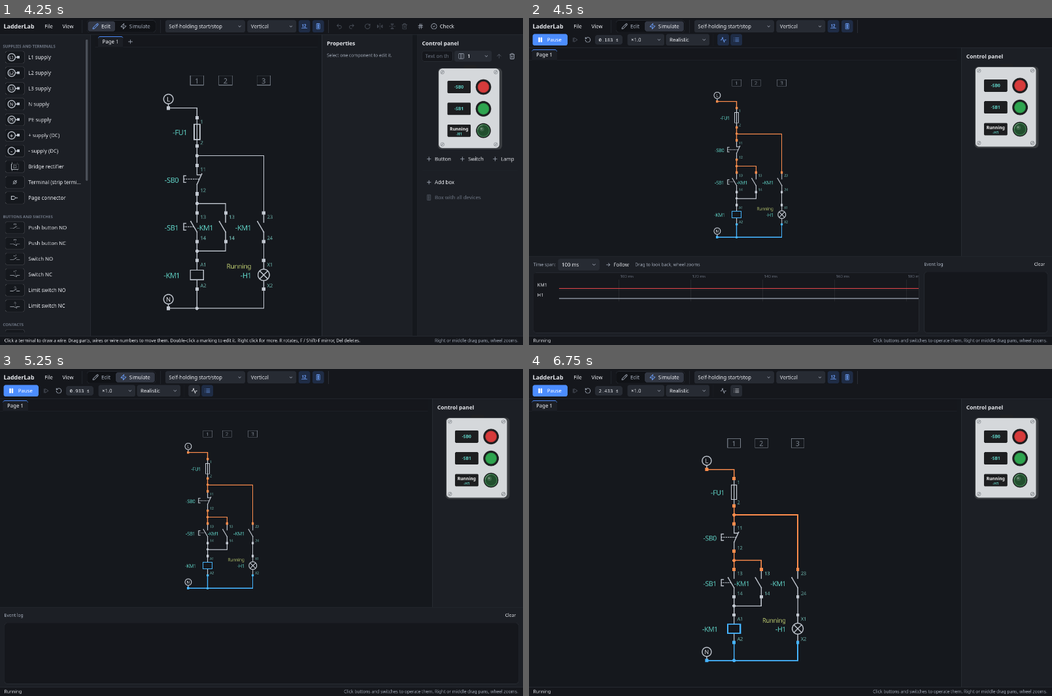
Above: before the commit, frames 1-4 (two rows, left to right).
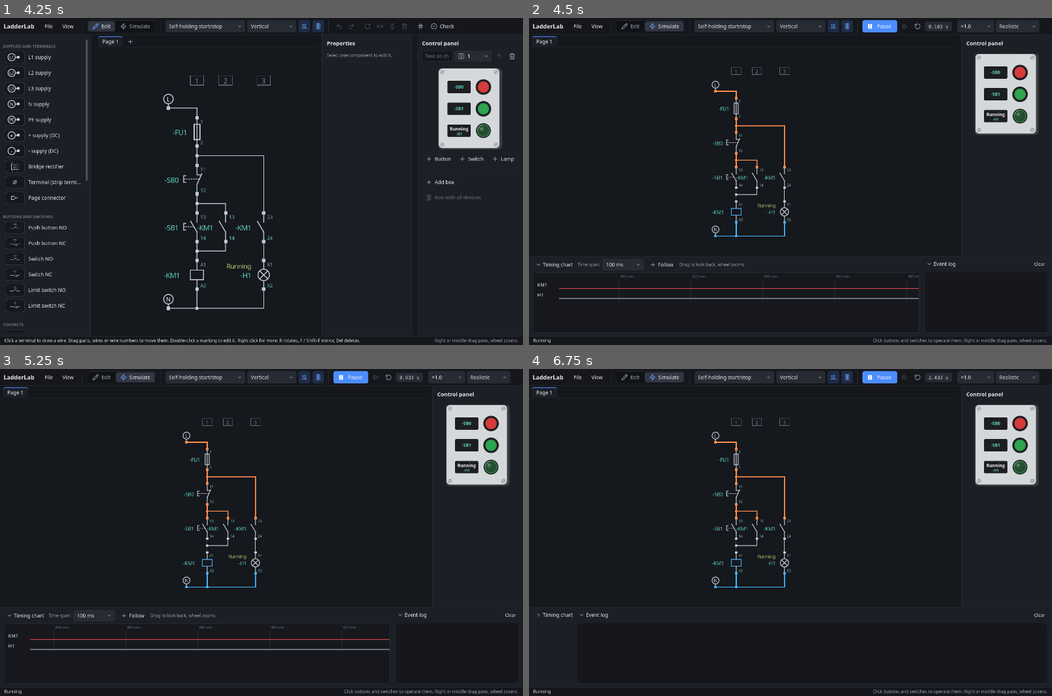
Above: after the commit, the same moments.

Repository: JarasonPC/ladder-lab
Game: Godot game, scene res://main.tscn
Same seed, same stepped clock (60 frames per second), same inputs: the game is played once before the commit and once after it.
Inputs (mouse positions are in pixels of both pictures, inside the frame that each line leads up to):
- Up to frame 1 (4.25 s): click "Self-holding start/stop" at 0.5 s; click "Self-holding start/stop" at 1.25 s; click "File" at 2 s; click "View" at 2.75 s; click "Edit" at 3.5 s
- Up to frame 2 (4.5 s): click "Simulate" at 4.25 s
- Up to frame 3 (5.25 s): click (193, 391) at 5.02 s
- Up to frame 4 (6.75 s): click (555, 614) at 5.75 s, where only the run after the commit has a clickable "Timing chart"; click (738, 391) at 6.52 s

Frame 1 is identical in both runs. In frame 2, 4.7% of the frame differs, in the area x 0-98%, y 0-77%; in frame 3, 5.0%, in the area x 0-98%, y 0-86%; in frame 4, 4.9%.

Commit message:
Timing chart and event log roll in/out by their titles; side panels keep the wheel
The two toolbar toggles for the timing chart and the event log are gone:
each part has a title with an arrow that rolls it in and out, a part
rolled out alone takes the full width and with both rolled in only the
titles stay (the state is still remembered in the settings).

Wheel steps that a side panel did not use (the palette scrolled to its
end) no longer go on to zoom the schematic: ZoomBox and the timing
panel accept them.

Co-Authored-By: Claude Opus 5.5 <noreply@anthropic.com>
Claude-Session: https://claude.ai/code/session_01P3BWJKiEdcsqKx2rWVmJis

Diff:
--- a/ui/app_theme.gd
+++ b/ui/app_theme.gd
@@ -64,8 +64,6 @@
 	"pause": '<rect x="6" y="4" width="4" height="16" rx="1" fill="#ffffff"/><rect x="14" y="4" width="4" height="16" rx="1" fill="#ffffff"/>',
 	"step": '<path d="M5 5v14"/><path d="M9 5.5v13a.8.8 0 0 0 1.2.7l10.4-6.5a.8.8 0 0 0 0-1.4L10.2 4.8A.8.8 0 0 0 9 5.5z"/>',
 	"reset": '<path d="M3 12a9 9 0 1 0 9-9 9.75 9.75 0 0 0-6.74 2.74L3 8"/><path d="M3 3v5h5"/>',
-	"chart": '<path d="M22 12h-4l-3 9L9 3l-3 9H2"/>',
-	"log": '<path d="M8 6h13"/><path d="M8 12h13"/><path d="M8 18h13"/><path d="M3 6h.01"/><path d="M3 12h.01"/><path d="M3 18h.01"/>',
 	"close": '<path d="M18 6 6 18"/><path d="m6 6 12 12"/>',
 	"follow": '<path d="M5 12h14"/><path d="m13 6 6 6-6 6"/>',
 	"chevron_down": '<path d="m6 9 6 6 6-6"/>',
--- a/ui/main.gd
+++ b/ui/main.gd
@@ -61,8 +61,6 @@
 var _numbers_toggle: Button
 var _sim_tools: HBoxContainer
 var _switching_select: OptionButton
-var _chart_button: Button
-var _log_button: Button
 var _timing_panel: TimingPanel
 var _run_button: Button
 var _step_button: Button
@@ -111,7 +109,7 @@
 var _status_label: Label
 var _hint_label: Label
 var _editor_hint: String = ""
-## Timing chart and event log shown in Simulate mode (remembered).
+## Timing chart and event log rolled out in Simulate mode (remembered).
 var _show_chart: bool = true
 var _show_log: bool = true
 var _theme_variant: AppTheme.Variant = AppTheme.Variant.DARK
@@ -322,13 +320,6 @@
 	_switching_select.add_item("")
 	_switching_select.add_item("")
 	_switching_select.item_selected.connect(_on_switching_selected)
-	_sim_tools.add_child(VSeparator.new())
-	_chart_button = _tool(_sim_tools, _on_timing_parts_toggled, "chart")
-	_chart_button.toggle_mode = true
-	_chart_button.button_pressed = _show_chart
-	_log_button = _tool(_sim_tools, _on_timing_parts_toggled, "log")
-	_log_button.toggle_mode = true
-	_log_button.button_pressed = _show_log
 
 
 	var middle: HBoxContainer = HBoxContainer.new()
@@ -379,6 +370,7 @@
 	_timing_panel.panel_height = _timing_size.y
 	_timing_panel.log_width = _timing_size.x
 	_timing_panel.resized_by_user.connect(_save_settings)
+	_timing_panel.parts_toggled.connect(_on_timing_parts_toggled)
 	root.add_child(_timing_panel)
 
 	var bottom: PanelContainer = PanelContainer.new()
@@ -566,8 +558,6 @@
 	_switching_select.set_item_text(0, tr("Realistic"))
 	_switching_select.set_item_text(1, tr("Ideal"))
 	_switching_select.tooltip_text = tr("Realistic: relays need their pick-up and drop-out time, NC contacts break before NO contacts make. Ideal: relays switch instantly.")
-	_chart_button.tooltip_text = tr("Show or hide the timing chart")
-	_log_button.tooltip_text = tr("Show or hide the event log")
 	_step_button.tooltip_text = tr("Step") + " – " + tr("Advance the simulation by 0.1 s times the speed")
 	_speed_select.tooltip_text = tr("Simulation speed")
 	_time_label.tooltip_text = tr("Simulation time")
@@ -761,8 +751,7 @@
 	_sim_tools.visible = not editing
 	_time_label.visible = not editing
 	_timing_panel.show_parts(_show_chart, _show_log)
-	if editing:
-		_timing_panel.visible = false
+	_timing_panel.visible = not editing
 	_update_run_button()
 	_refresh_pages()
 	_on_stepped(view.last_result)
@@ -798,15 +787,15 @@
 	_fit_camera()
 
 
-## (Re)starts the simulation on a fresh copy of the edited schematic.
-func _on_timing_parts_toggled() -> void:
-	_show_chart = _chart_button.button_pressed
-	_show_log = _log_button.button_pressed
-	_update_mode_ui()
+## The chart or the log was rolled in or out on the timing panel.
+func _on_timing_parts_toggled(show_chart: bool, show_log: bool) -> void:
+	_show_chart = show_chart
+	_show_log = show_log
 	_save_settings()
 	_fit_camera_later()
 
 
+## (Re)starts the simulation on a fresh copy of the edited schematic.
 func _start_simulation() -> void:
 	view.load_document(DocumentSerializer.from_dict(DocumentSerializer.to_dict(edit_doc)), true)
 	view.running = true
--- a/ui/timing/event_log.gd
+++ b/ui/timing/event_log.gd
@@ -2,11 +2,24 @@
 extends VBoxContainer
 ## Timestamped list of simulation events ([member StepResult.events]).
 ## Keeps the newest [constant MAX_ENTRIES]; texts are translated when shown.
+## Its title rolls the list in and out ([member expanded]).
+
+## The title was clicked to roll the list in or out.
+signal expand_toggled(expanded: bool)
 
 const MAX_ENTRIES: int = 500
 
+## The list is shown (rolled out); rolled in, only the title stays.
+var expanded: bool = true:
+	set(value):
+		expanded = value
+		if _list != null:
+			_list.visible = expanded
+			_clear.visible = expanded
+			_title.icon = AppTheme.icon("chevron_down" if expanded else "chevron_right", 16)
+
 var _entries: Array[Dictionary] = []
-var _title: Label
+var _title: Button
 var _clear: Button
 var _list: ItemList
 
@@ -14,11 +27,15 @@
 func _ready() -> void:
 	var header: HBoxContainer = HBoxContainer.new()
 	add_child(header)
-	_title = Label.new()
-	_title.theme_type_variation = "MutedLabel"
-	_title.auto_translate_mode = Node.AUTO_TRANSLATE_MODE_DISABLED
-	_title.size_flags_horizontal = Control.SIZE_EXPAND_FILL
+	_title = TimingPanel.rollout_button()
+	_title.pressed.connect(func() -> void:
+		expanded = not expanded
+		expand_toggled.emit(expanded))
 	header.add_child(_title)
+	var gap: Control = Control.new()
+	gap.size_flags_horizontal = Control.SIZE_EXPAND_FILL
+	gap.mouse_filter = Control.MOUSE_FILTER_IGNORE
+	header.add_child(gap)
 	_clear = Button.new()
 	_clear.theme_type_variation = "ToolButton"
 	_clear.add_theme_font_size_override("font_size", AppTheme.SMALL_FONT_SIZE)
@@ -31,6 +48,7 @@
 	_list.size_flags_vertical = Control.SIZE_EXPAND_FILL
 	_list.focus_mode = Control.FOCUS_NONE
 	add_child(_list)
+	expanded = expanded
 	retranslate()
 
 
@@ -53,6 +71,7 @@
 
 func retranslate() -> void:
 	_title.text = tr("Event log")
+	_title.tooltip_text = tr("Show or hide the event log")
 	_clear.text = tr("Clear")
 	_list.clear()
 	for e: Dictionary in _entries:
--- a/ui/timing/timing_panel.gd
+++ b/ui/timing/timing_panel.gd
@@ -1,12 +1,15 @@
 class_name TimingPanel
 extends PanelContainer
 ## Bottom panel in Simulate mode: timing chart with its zoom choice next to
-## the event log. Either part can be shown or hidden ([method show_parts]).
+## the event log. Either part rolls in to its title and out again by a click
+## on the title ([method show_parts]); with both rolled in only the titles stay.
 ## Its top edge is dragged to make it taller or lower, the grip between the
 ## chart and the log to share the width.
 
 ## The height or the log width was changed by dragging (to remember them).
 signal resized_by_user
+## The chart or the log was rolled in or out by clicking its title.
+signal parts_toggled(show_chart: bool, show_log: bool)
 
 const WINDOWS: Array[float] = [0.02, 0.1, 0.5, 2.0, 10.0]
 const MIN_HEIGHT: float = 140.0
@@ -20,6 +23,13 @@
 var chart: TimingChart
 var event_log: EventLog
 var _chart_part: VBoxContainer
+var _chart_title: Button
+## Time span, Follow and the hint: shown with the chart only.
+var _chart_tools: HBoxContainer
+var _chart_card: PanelContainer
+## Rolled out: the chart, the event log.
+var _show_chart: bool = true
+var _show_log: bool = true
 var _window_label: Label
 var _window_select: OptionButton
 var _live: Button
@@ -32,12 +42,23 @@
 	set(value):
 		var top: float = maxf(MIN_HEIGHT, get_viewport_rect().size.y * MAX_HEIGHT_SHARE) if is_inside_tree() else 10000.0
 		panel_height = clampf(value, MIN_HEIGHT, top)
-		custom_minimum_size.y = panel_height
+		_apply_sizes()
 var log_width: float = 340.0:
 	set(value):
 		log_width = clampf(value, MIN_LOG_WIDTH, MAX_LOG_WIDTH)
-		if event_log != null:
-			event_log.custom_minimum_size.x = log_width
+		_apply_sizes()
+
+
+## Header button that rolls a part of the panel in and out: an arrow and the
+## part's title.
+static func rollout_button() -> Button:
+	var button: Button = Button.new()
+	button.theme_type_variation = "ListButton"
+	button.auto_translate_mode = Node.AUTO_TRANSLATE_MODE_DISABLED
+	button.focus_mode = Control.FOCUS_NONE
+	button.alignment = HORIZONTAL_ALIGNMENT_LEFT
+	button.add_theme_constant_override("h_separation", 4)
+	return button
 
 
 func _ready() -> void:
@@ -50,8 +71,14 @@
 	left.size_flags_horizontal = Control.SIZE_EXPAND_FILL
 	split.add_child(left)
 	_chart_part = left
+	var header: HBoxContainer = HBoxContainer.new()
+	left.add_child(header)
+	_chart_title = rollout_button()
+	_chart_title.pressed.connect(func() -> void: _toggle(not _show_chart, _show_log))
+	header.add_child(_chart_title)
 	var tools: HBoxContainer = HBoxContainer.new()
-	left.add_child(tools)
+	header.add_child(tools)
+	_chart_tools = tools
 	_window_label = Label.new()
 	_window_label.theme_type_variation = "MutedLabel"
 	_window_label.auto_translate_mode = Node.AUTO_TRANSLATE_MODE_DISABLED
@@ -81,6 +108,7 @@
 	card.size_flags_vertical = Control.SIZE_EXPAND_FILL
 	card.clip_children = CanvasItem.CLIP_CHILDREN_AND_DRAW
 	left.add_child(card)
+	_chart_card = card
 	var scroll: ScrollContainer = ScrollContainer.new()
 	scroll.size_flags_vertical = Control.SIZE_EXPAND_FILL
 	scroll.horizontal_scroll_mode = ScrollContainer.SCROLL_MODE_DISABLED
@@ -95,24 +123,51 @@
 	_log_grip.gui_input.connect(_on_log_grip_input)
 	split.add_child(_log_grip)
 	event_log = EventLog.new()
-	event_log.custom_minimum_size = Vector2(log_width, 0)
+	event_log.expand_toggled.connect(func(expanded: bool) -> void: _toggle(_show_chart, expanded))
 	split.add_child(event_log)
 	_window_select.select(WINDOWS.find(0.1))
 	chart.window = 0.1
+	_apply_parts()
 	retranslate()
 
 
-## Shows the timing chart and/or the event log; the event log takes the full
-## width when it is shown alone.
+## Rolls the timing chart and the event log out ([code]true[/code]) or in;
+## a part rolled out alone takes the full width.
 func show_parts(show_chart: bool, show_log: bool) -> void:
-	_chart_part.visible = show_chart
-	event_log.visible = show_log
-	_log_grip.visible = show_chart and show_log
-	event_log.size_flags_horizontal = Control.SIZE_FILL if show_chart else Control.SIZE_EXPAND_FILL
-	visible = show_chart or show_log
+	_show_chart = show_chart
+	_show_log = show_log
+	if event_log != null:
+		_apply_parts()
+
+
+func _toggle(show_chart: bool, show_log: bool) -> void:
+	show_parts(show_chart, show_log)
+	parts_toggled.emit(show_chart, show_log)
+
+
+func _apply_parts() -> void:
+	event_log.expanded = _show_log
+	_chart_tools.visible = _show_chart
+	_chart_card.visible = _show_chart
+	_chart_title.icon = AppTheme.icon("chevron_down" if _show_chart else "chevron_right", 16)
+	_log_grip.visible = _show_chart and _show_log
+	# The chart keeps the free width unless the log is rolled out alone.
+	_chart_part.size_flags_horizontal = Control.SIZE_EXPAND_FILL if _show_chart or not _show_log else Control.SIZE_FILL
+	event_log.size_flags_horizontal = Control.SIZE_EXPAND_FILL if _show_log and not _show_chart else Control.SIZE_FILL
+	_apply_sizes()
+
+
+## Rolled-in parts shrink to their titles, the whole panel when both are.
+func _apply_sizes() -> void:
+	if event_log == null:
+		return
+	custom_minimum_size.y = panel_height if _show_chart or _show_log else 0.0
+	event_log.custom_minimum_size.x = log_width if _show_log and _show_chart else 0.0
 
 
 func retranslate() -> void:
+	_chart_title.text = tr("Timing chart")
+	_chart_title.tooltip_text = tr("Show or hide the timing chart")
 	_window_label.text = tr("Time span:")
 	_live.text = tr("Follow")
 	_hint.text = tr("Drag to look back, wheel zooms")
@@ -123,6 +178,15 @@
 
 ## The top edge: drag up to make the panel taller.
 func _gui_input(event: InputEvent) -> void:
+	# Wheel left over the panel (the log at its end) is not for the schematic.
+	if event is InputEventMouseButton:
+		match (event as InputEventMouseButton).button_index:
+			MOUSE_BUTTON_WHEEL_UP, MOUSE_BUTTON_WHEEL_DOWN, MOUSE_BUTTON_WHEEL_LEFT, MOUSE_BUTTON_WHEEL_RIGHT:
+				accept_event()
+				return
+	if not (_show_chart or _show_log):
+		mouse_default_cursor_shape = Control.CURSOR_ARROW
+		return
 	if event is InputEventMouseMotion:
 		var motion: InputEventMouseMotion = event as InputEventMouseMotion
 		if _dragging_edge:
--- a/ui/zoom_box.gd
+++ b/ui/zoom_box.gd
@@ -3,7 +3,7 @@
 ## Shows its one child at [member zoom]: the child is laid out in the box's
 ## size divided by the zoom and drawn scaled up, with text and icons rendered
 ## for the scale, so they stay sharp. Ctrl+wheel over the box zooms it,
-## Ctrl+0 sets it back to 100 %.
+## Ctrl+0 sets it back to 100 %. Other wheel steps never pass through it.
 
 signal zoom_changed(zoom: float)
 
@@ -72,6 +72,15 @@
 			get_viewport().set_input_as_handled()
 
 
+## Wheel steps that nothing in the panel used (a list scrolled to its end)
+## stop here, so they do not reach the schematic behind it.
+func _gui_input(event: InputEvent) -> void:
+	if event is InputEventMouseButton:
+		match (event as InputEventMouseButton).button_index:
+			MOUSE_BUTTON_WHEEL_UP, MOUSE_BUTTON_WHEEL_DOWN, MOUSE_BUTTON_WHEEL_LEFT, MOUSE_BUTTON_WHEEL_RIGHT:
+				accept_event()
+
+
 ## Symbols drawn for the screen scale (see [SchematicSymbol]) are drawn again.
 static func _redraw(node: Node) -> void:
 	if node is CanvasItem:
Not shown, changed: translations/cs.po
Not shown, changed: translations/ladder_lab.pot
Not shown, changed: CLAUDE.md
